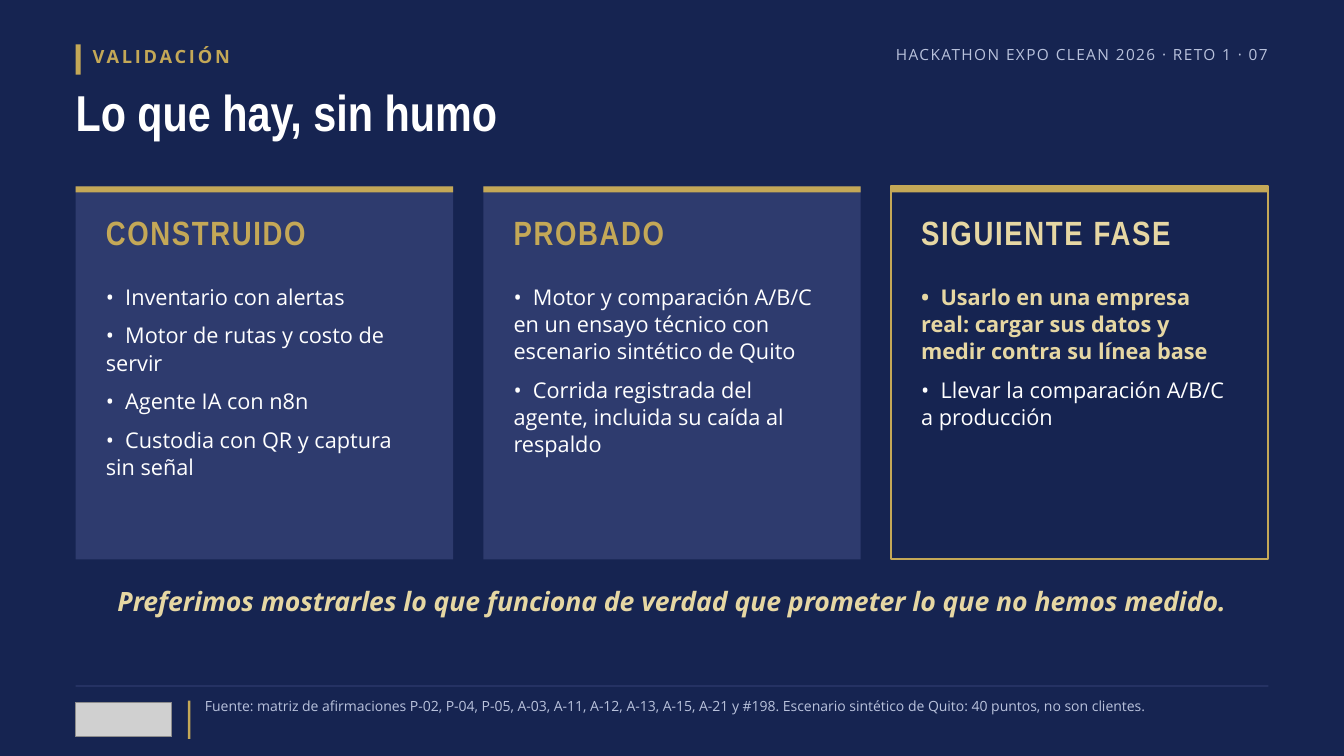
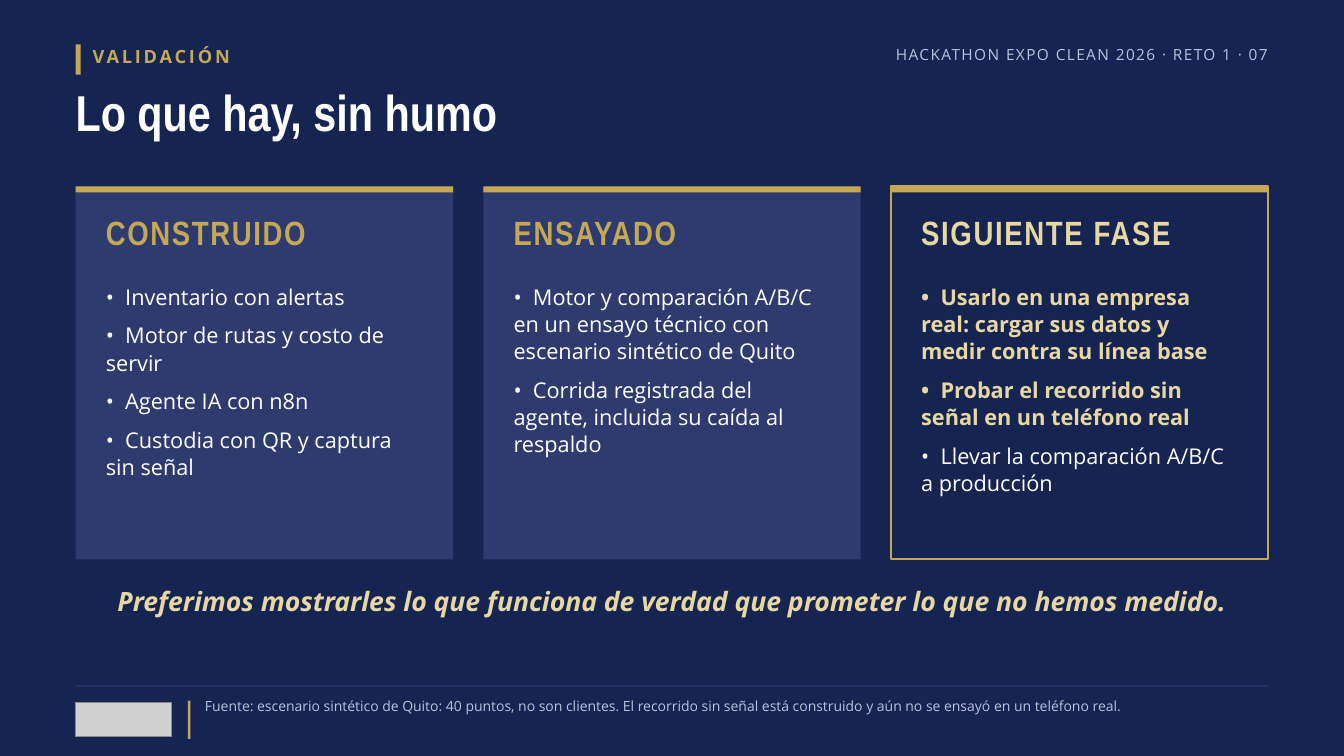
Before and after one commit to bryancito1090/istpetdev-platform, a slide deck: slide 7 of docs/specs/006-validacion-pitch-entrega/materiales/pitch-v8-revision.pptx. Drawn at 1344x756 pixels with LibreOffice and Linux fonts; fonts in the diff are those of the drawing; grey boxes stand for pictures. Boxes give left, top, right and bottom in pixels: in the first picture for what was removed or moved away, otherwise in the second. Text is boxed around its words. In the diff, an @@ line names an element or a change of style, - is before the commit and + after.

```diff
--- a/docs/specs/006-validacion-pitch-entrega/materiales/pitch-v8-revision.pptx
+++ b/docs/specs/006-validacion-pitch-entrega/materiales/pitch-v8-revision.pptx
@@ text at (x1=514, y1=221, x2=677, y2=246): text changed @@
-PROBADO
+ENSAYADO
@@ text at (x1=921, y1=381, x2=1190, y2=426): paragraph added @@
+• Probar el recorrido sin señal en un teléfono real
@@ text at (x1=205, y1=700, x2=1121, y2=715): text changed @@
-Fuente: matriz de afirmaciones P-02, P-04, P-05, A-03, A-11, A-12, A-13, A-15, A-21 y #198. Escenario sintético de Quito: 40 puntos, no son clientes.
+Fuente: escenario sintético de Quito: 40 puntos, no son clientes. El recorrido sin señal está construido y aún no se ensayó en un teléfono real.
```
Also in this commit, not shown: 6 other slides changed, 37 other files.
